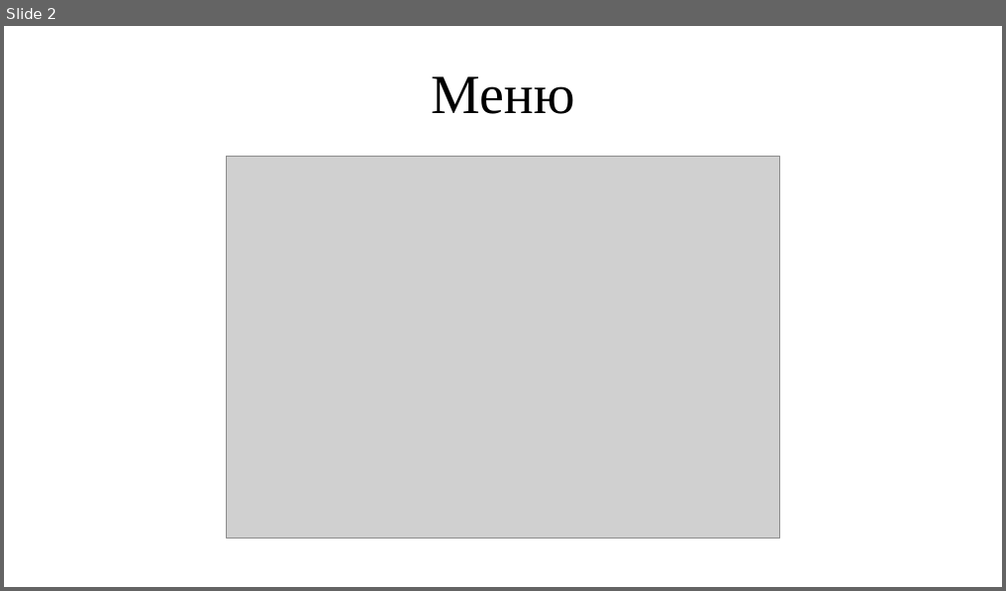
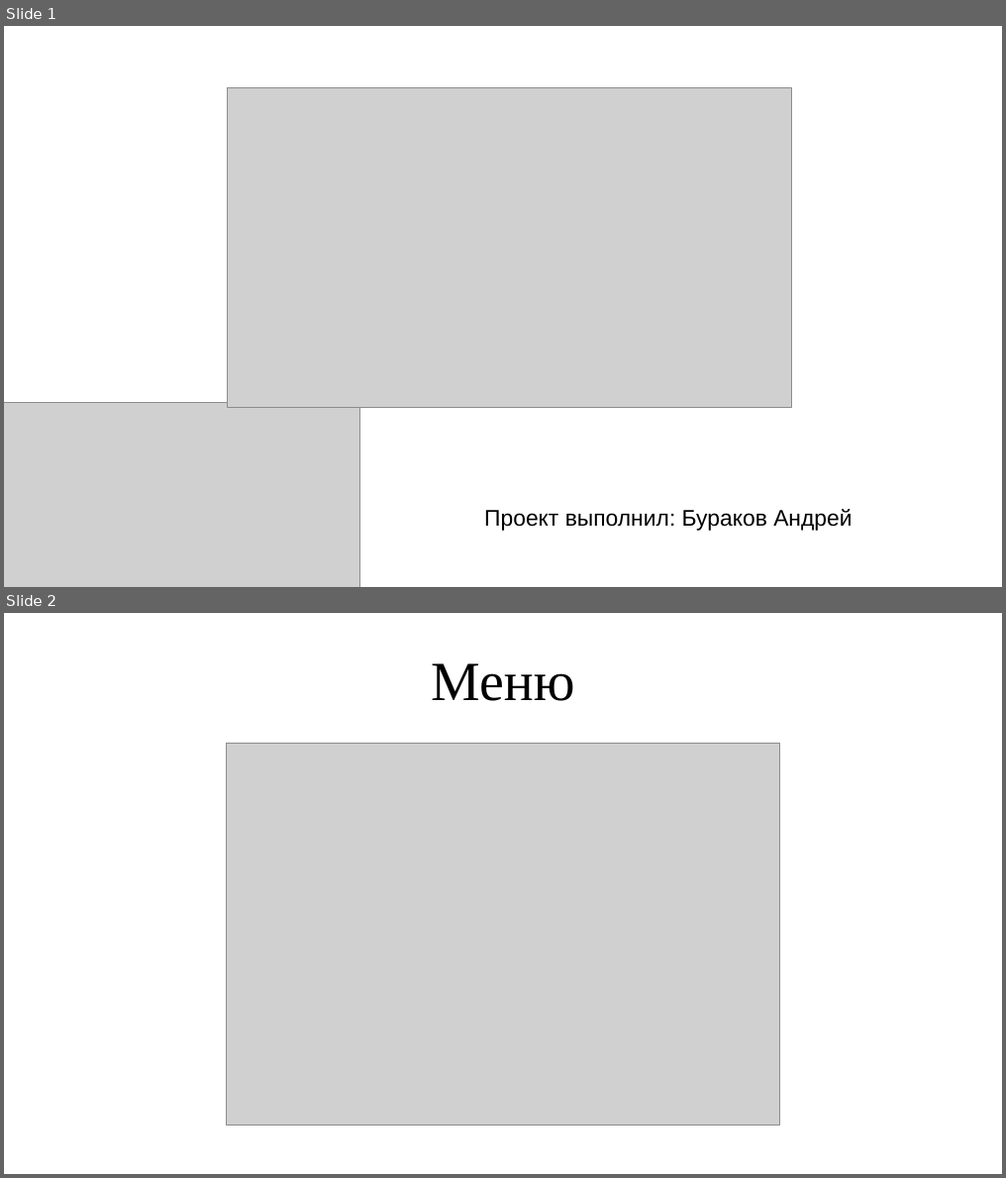
Before and after one commit to DEATHSTROUKE/Tower-Defence, a slide deck: TowerDefence.pptx. Shown one above the other, each under a label of ours: slide 2 before the commit, slides 1 and 2 after it. The pictures are 1006x591 and 1006x1178 pixels, drawn with LibreOffice and Linux fonts; fonts in the diff are those of the drawing; grey boxes stand for pictures. Boxes give left, top, right and bottom in pixels: in the first picture for what was removed or moved away, otherwise in the second. Text is boxed around its words. In the diff, an @@ line names an element or a change of style, - is before the commit and + after.

```diff
--- a/TowerDefence.pptx
+++ b/TowerDefence.pptx
@@ slide 1 added at [4,26,1002,587], background #FFFFFF @@
@@ picture added at [227,87,792,408] @@
@@ picture added at [4,403,359,587] @@
@@ text added at [484,509,851,531], 18 pt, text #000000 @@
+Проект выполнил: Бураков Андрей
```
Also in this commit, not shown: 1 slide removed.
